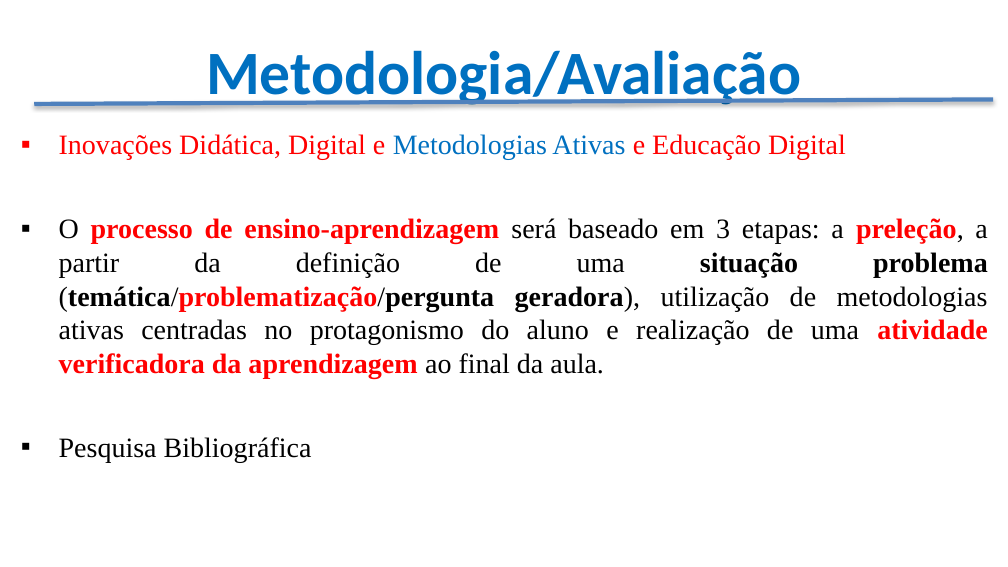
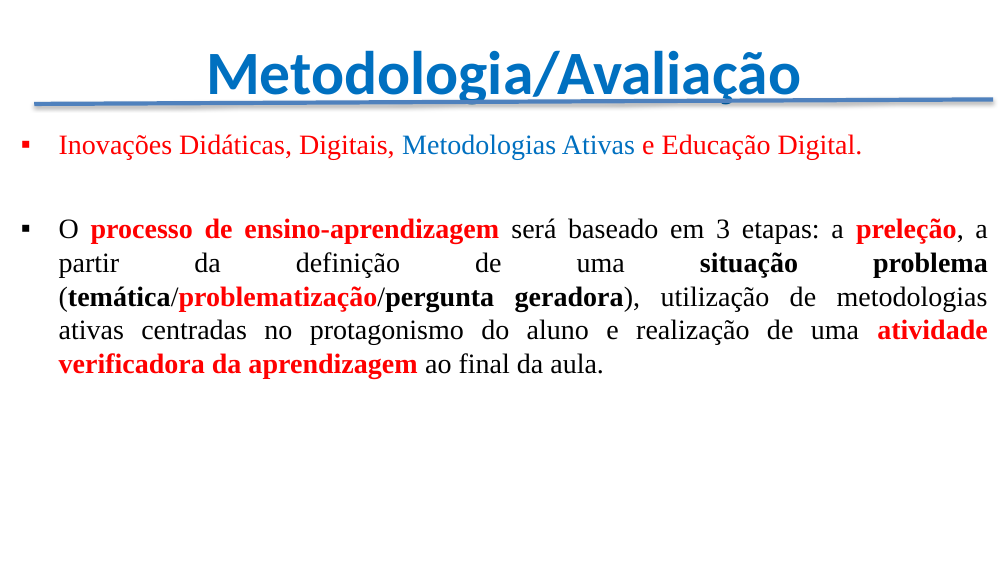
Before and after one commit to CloudEducationBrazil/WydenBancoDados, a slide deck: slide 12 of Apresentação - Banco de Dados.pptx. Drawn at 1008x567 pixels with LibreOffice and Linux fonts; fonts in the diff are those of the drawing; background and template pictures are left out. Boxes give left, top, right and bottom in pixels: in the first picture for what was removed or moved away, otherwise in the second. Text is boxed around its words. In the diff, an @@ line names an element or a change of style, - is before the commit and + after.

```diff
--- a/Apresentação - Banco de Dados.pptx
+++ b/Apresentação - Banco de Dados.pptx
@@ text at [59,134,863,160]: text changed @@
-▪ Inovações Didática, Digital e Metodologias Ativas e Educação Digital
+▪ Inovações Didáticas, Digitais, Metodologias Ativas e Educação Digital.
@@ text at [59,437,312,462]: paragraph removed @@
-▪ Pesquisa Bibliográfica
```
Also in this commit, not shown: 1 other slide changed, 4 slides added, 3 other files.
